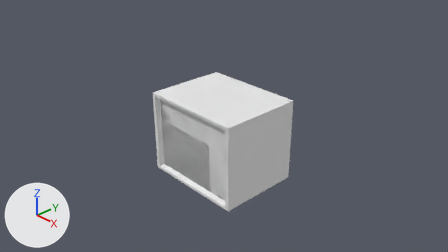
One commit to the Blender file Assets/#Project/meshes/TV.blend: the scene before it, then after it.
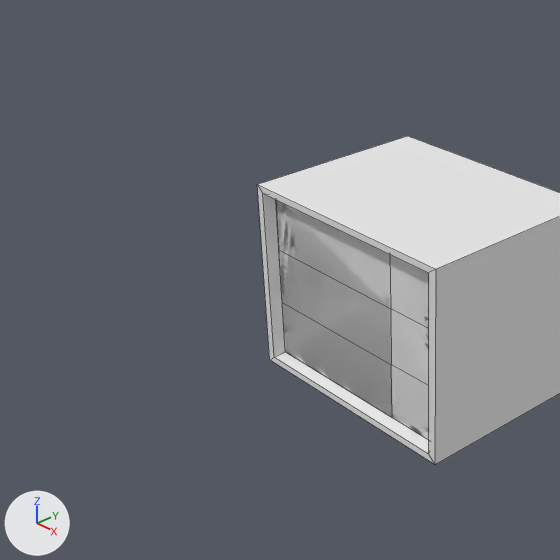
Each version appears first from the file's camera 'Camera', and next in a close-up on the part from 10% to 63% of the width and 6% to 100% of the height. Arrows for +X, +Y and +Z are at lower left; the lights stay in place. The close-ups show mesh edges as thin lines.

Objects in the first close-up: 'CutsceneScreen', 'GameScreen', 'TV'.
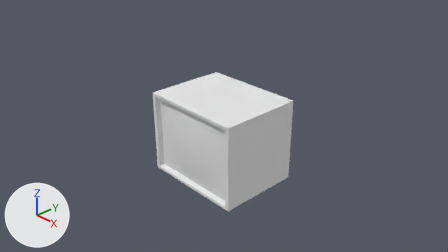
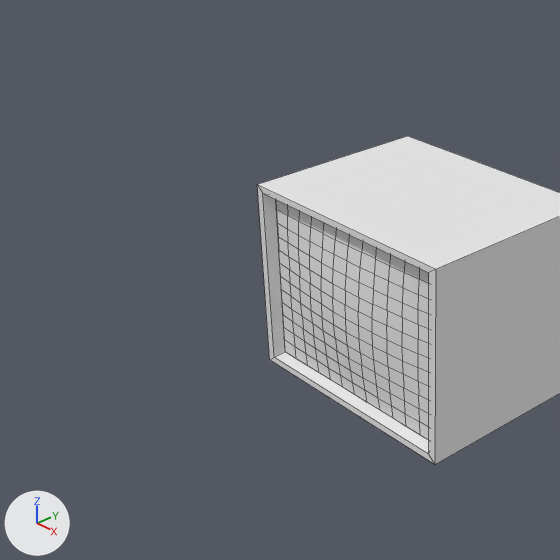
Pixel boxes (x1, y1, x2, y2) of what changed, in the close-ups (560 x 560 px):
'CutsceneScreen', reshaped, modifiers changed: (276, 200, 429, 440) in both
'GameScreen', hidden: before (276, 200, 429, 439)
part 1 of me_cube_002, built on: (276, 200, 429, 438) in both

Patch to the scene script:
```diff
--- a/Assets/#Project/meshes/TV.blend.py
+++ b/Assets/#Project/meshes/TV.blend.py
@@ me_cube_002 @@
 # used by ob_cutscenescreen; location = (0.0, 0.0, 0.0)
-me_cube_002.from_pydata(...)  # 4 vertices, 1 face; spans x -1.13..1.13, y -0.41, z -0.89..0.89
+me_cube_002.from_pydata(...)  # 16 vertices, 9 faces; spans x -1.13..1.13, y -0.51..-0.41, z -0.89..0.89
+# me_cube_002 part 1
+# 1 face is deleted
+# 12 vertices are added at x -1.13..1.13, y -0.51..-0.41, z -0.89..0.89
+# 9 new faces join them
+# me_cube_002 part 2: the surface is now shaded smooth
 me_cube_002.materials.append(mat_cutscenescreen)
@@ ob_cutscenescreen @@
 ob_cutscenescreen.location = (0.0, 0.0, 0.0)
+_m = ob_cutscenescreen.modifiers.new('Subsurf', 'SUBSURF')
@@ ob_gamescreen @@
 ob_gamescreen.location = (0.0, 0.0, 0.0)
+ob_gamescreen.hide_viewport = True
```
